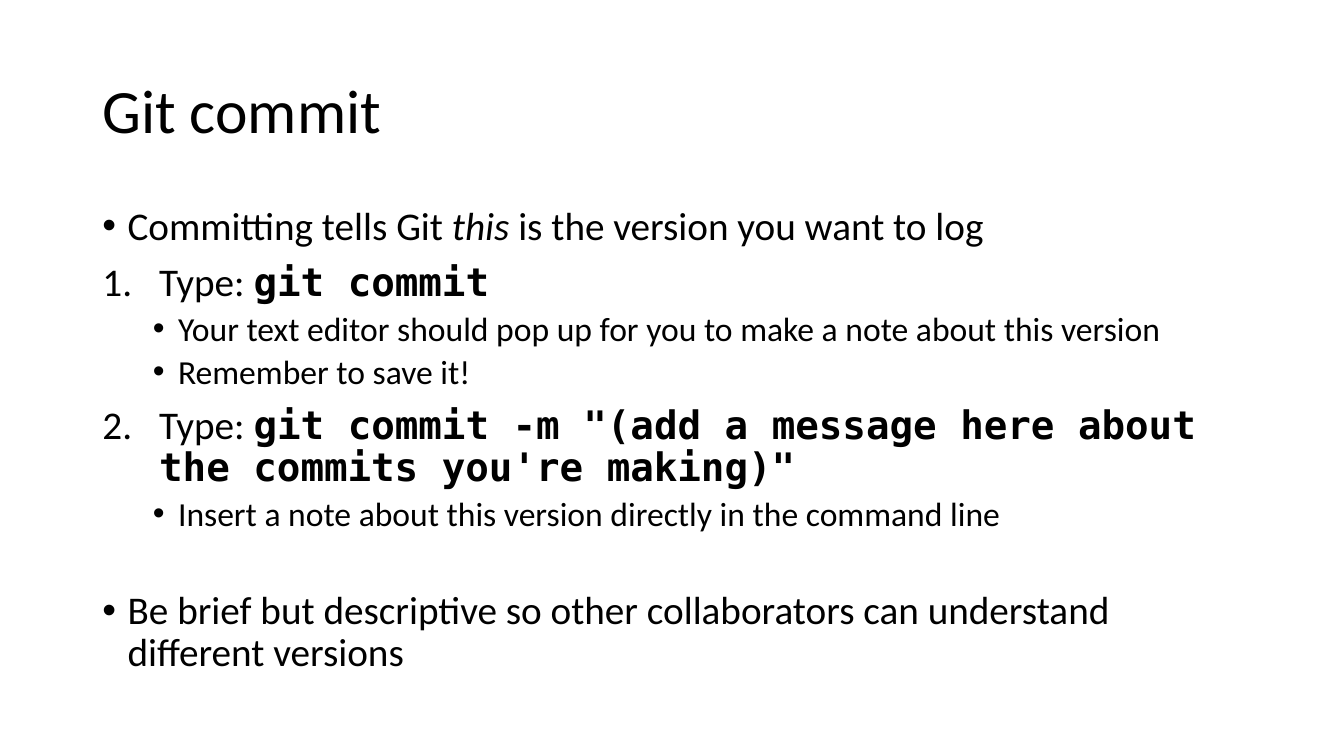
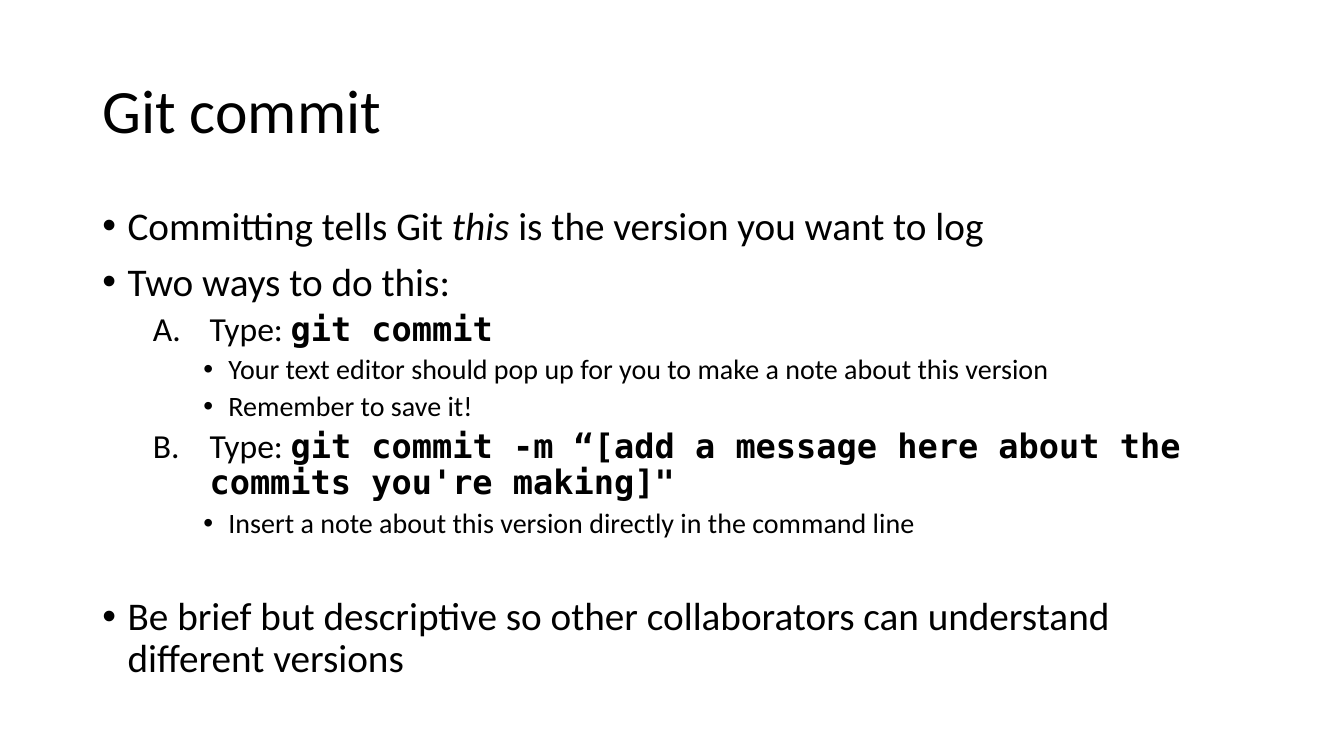
Before and after one commit to jojokarlin/Git_DRI_Jan_2017, a slide deck: slide 23 of GitPres.pptx (slide 21 before the commit). Drawn at 1344x756 pixels with LibreOffice and Linux fonts; fonts in the diff are those of the drawing. Boxes give left, top, right and bottom in pixels: in the first picture for what was removed or moved away, otherwise in the second. Text is boxed around its words. In the diff, an @@ line names an element or a change of style, - is before the commit and + after.

```diff
--- a/GitPres.pptx
+++ b/GitPres.pptx
@@ text at (x1=128, y1=268, x2=450, y2=303): paragraph added @@
+• Two ways to do this:
@@ text at (x1=210, y1=313, x2=1048, y2=538): size 28 to 24 pt in "Type: git commit"; size 24 to 20 pt in "Your text editor should pop up for ...", "Remember to save it!", "Insert a note about this version directly ..."; bullet 1. to A.; list level 1 to 2 in "Type: git commit"; list level 2 to 3 in "Your text editor should pop ..."; list level 2 to 3 in "Remember to save it!"; list level 2 to 3 in "Insert a note about this ..." @@
@@ text at (x1=210, y1=431, x2=1181, y2=501): text changed; size 28 to 24 pt @@
-2. Type: git commit -m "(add a message here about the commits you're making)"
+  B. Type: git commit -m “[add a message here about the commits you're making]"
```
Also in this commit, not shown: 8 other slides changed, 3 slides added.
